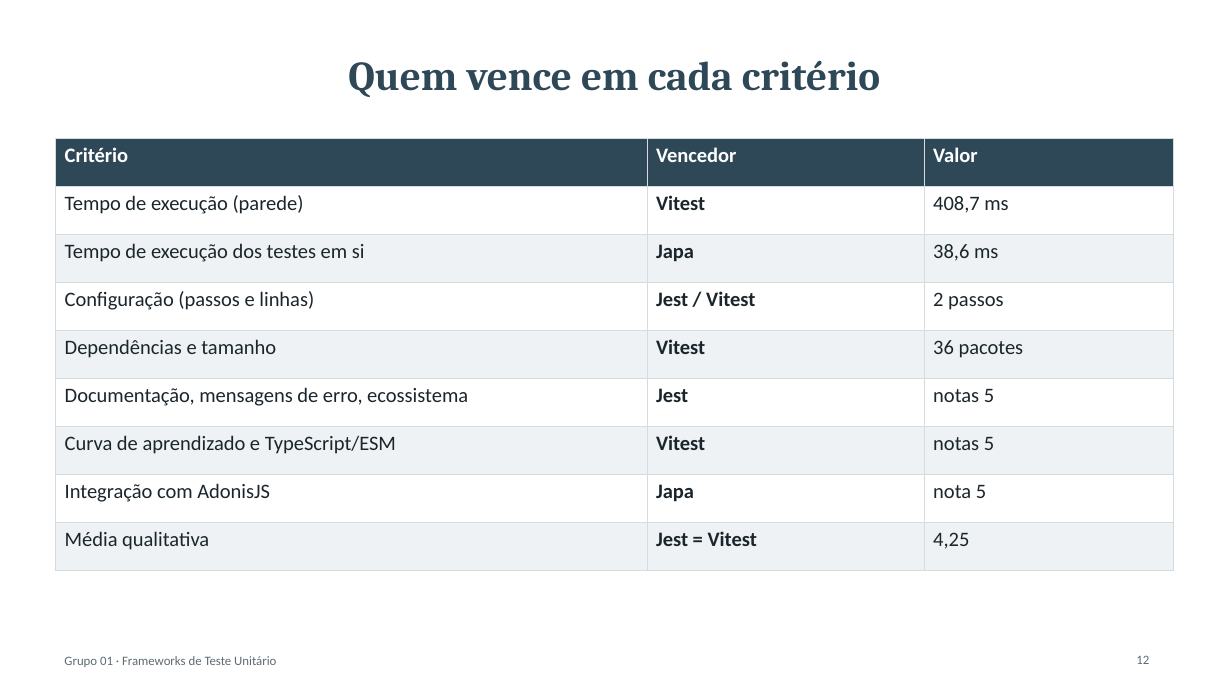
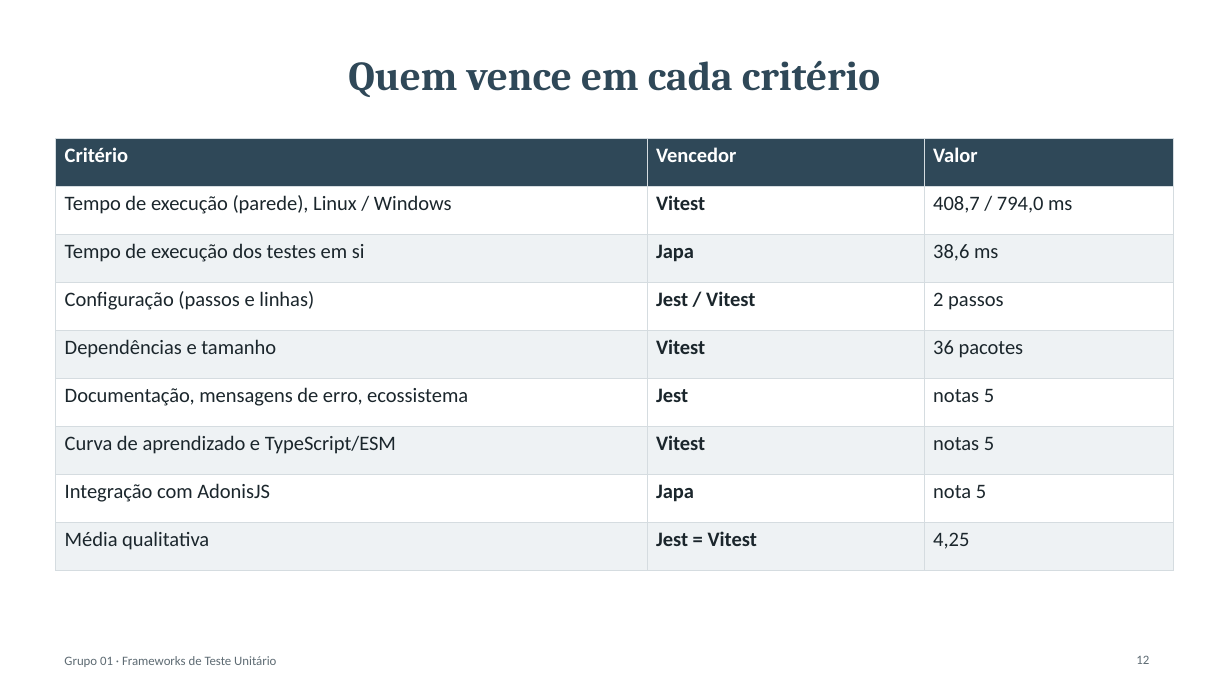
Before and after one commit to emanuuele/girls-chat-api, a slide deck: slide 12 of docs/benchmark/apresentacao.pptx. Drawn at 1232x693 pixels with LibreOffice and Linux fonts; fonts in the diff are those of the drawing. Boxes give left, top, right and bottom in pixels: in the first picture for what was removed or moved away, otherwise in the second. Text is boxed around its words. In the diff, an @@ line names an element or a change of style, - is before the commit and + after.

Commit message:
docs: adiciona medição do Windows ao benchmark
Os resultados passam a ser separados por ambiente: resultados/linux (VM/contêiner Linux em nuvem, medição original, sem alterações nos números) e resultados/windows (Windows pessoal, testes via CMD). O script de benchmark grava na pasta do sistema operacional. README, relatório, planilha e slides passam a mostrar as duas medições; linhas de configuração do Vitest atualizadas para 15.

```diff
--- a/docs/benchmark/apresentacao.pptx
+++ b/docs/benchmark/apresentacao.pptx
@@ table at (55, 139, 1174, 554) @@
-row 2, column 1: Tempo de execução (parede)
+row 2, column 1: Tempo de execução (parede), Linux / Windows
-row 2, column 3: 408,7 ms
+row 2, column 3: 408,7 / 794,0 ms
```
Also in this commit, not shown: 5 other slides changed, 12 other files.
